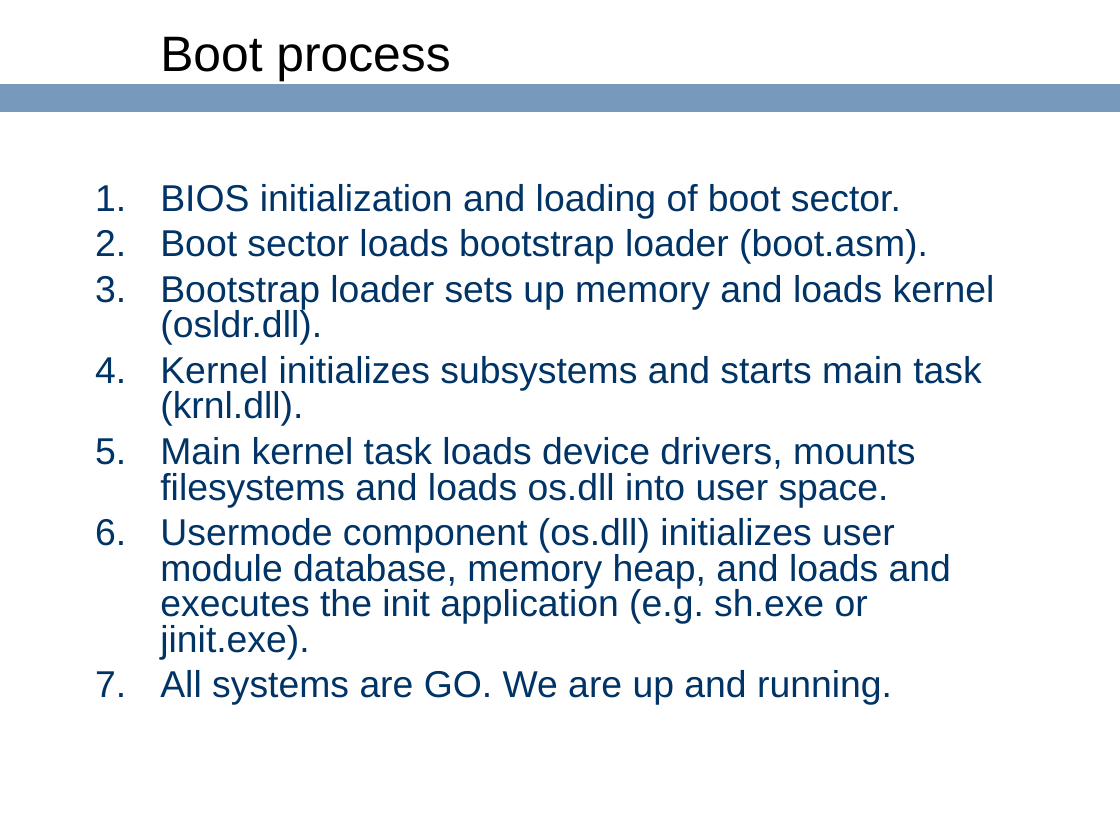
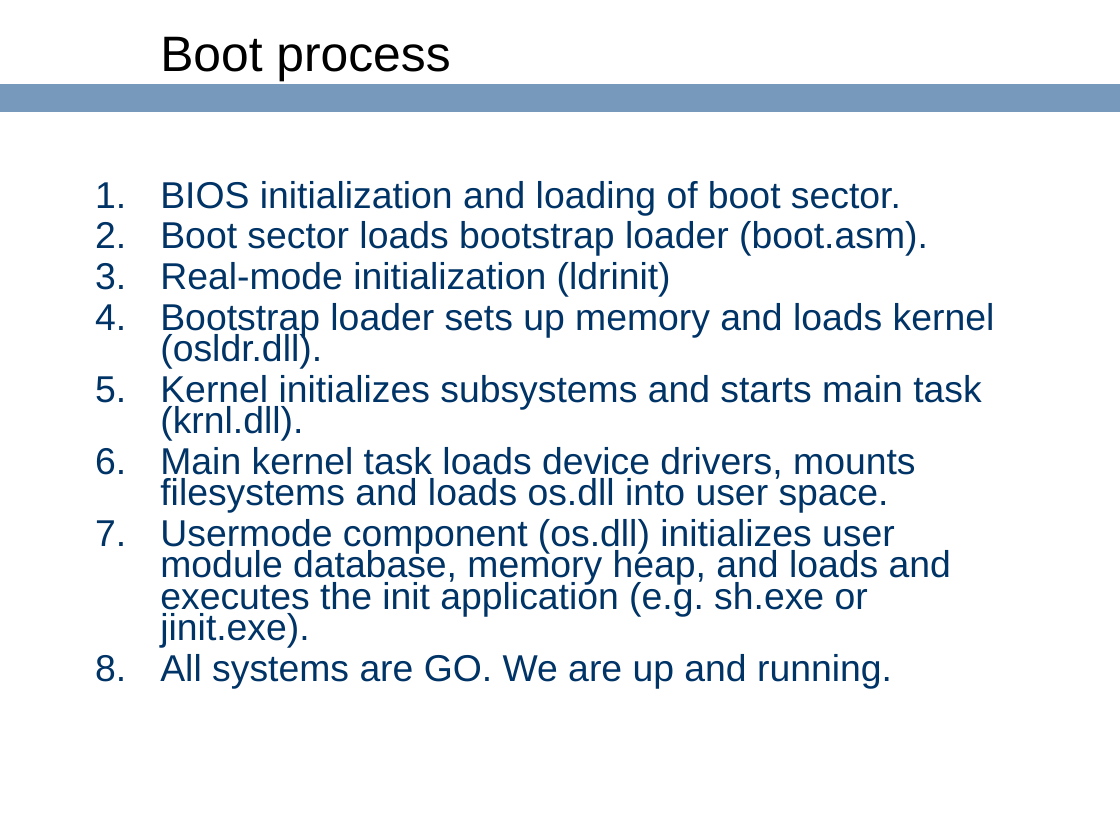
Before and after one commit to ringgaard/sanos, a slide deck: slide 16 of doc/sanostech.ppt. Drawn at 1120x840 pixels with LibreOffice and Linux fonts; fonts in the diff are those of the drawing; background and template pictures are left out. Boxes give left, top, right and bottom in pixels: in the first picture for what was removed or moved away, otherwise in the second. Text is boxed around its words. In the diff, an @@ line names an element or a change of style, - is before the commit and + after.

```diff
--- a/doc/sanostech.ppt
+++ b/doc/sanostech.ppt
@@ text at (160, 181, 995, 688): line spacing 0.8 to 0.7 @@
@@ text at (160, 262, 671, 297): paragraph added @@
+3. Real-mode initialization (ldrinit)
```
Also in this commit, not shown: 7 other slides changed, 1 slide added.
